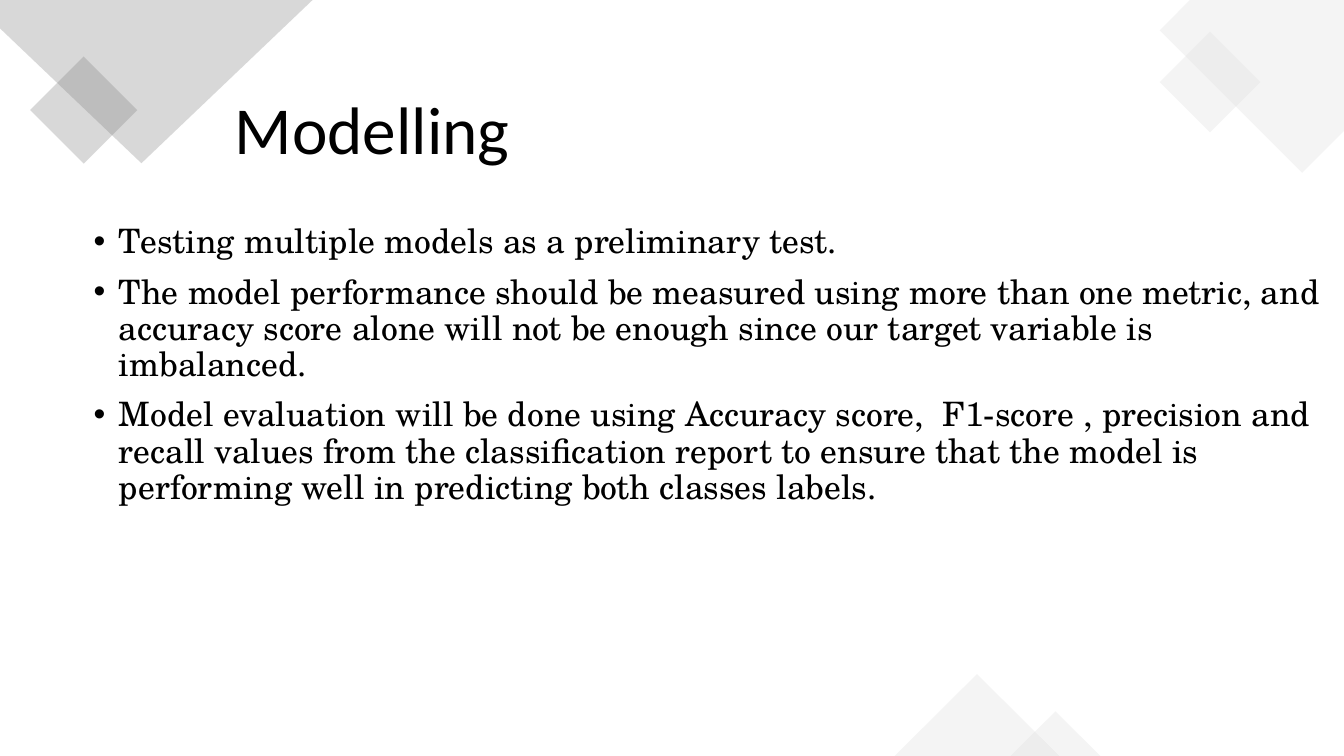
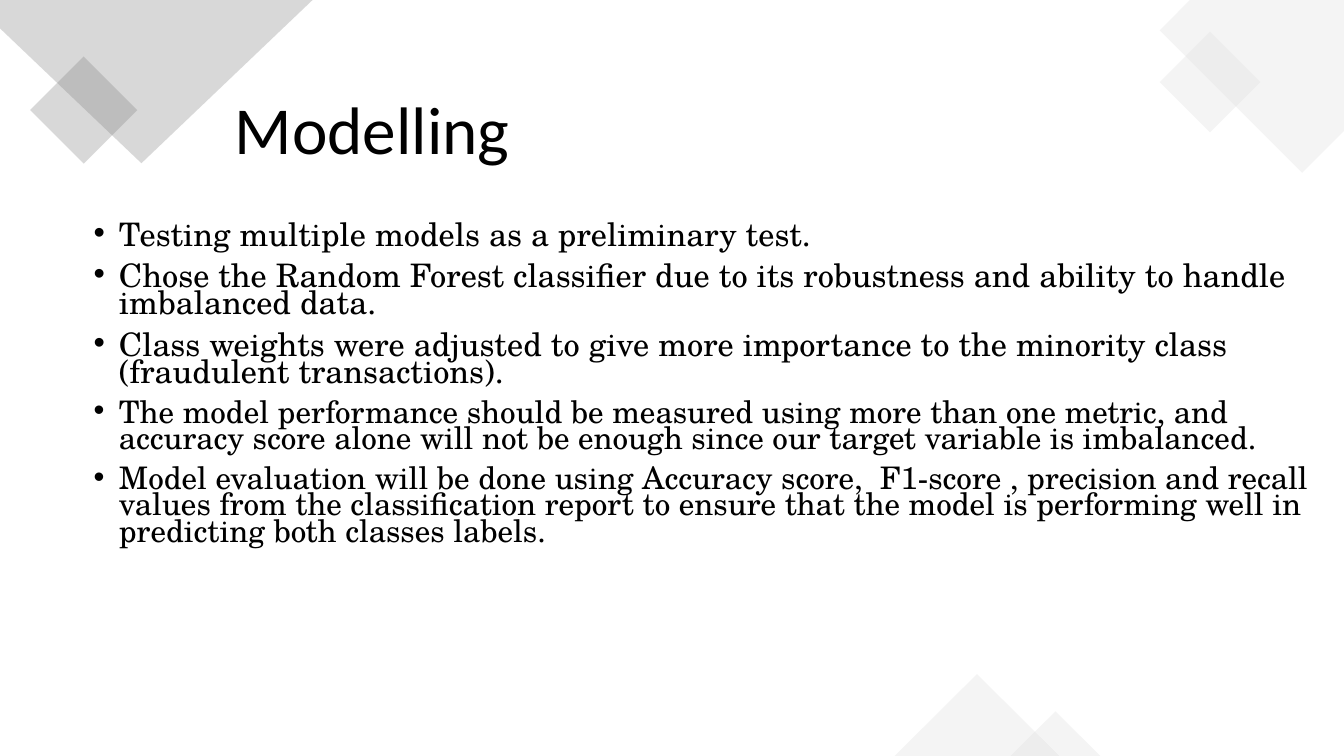
Before and after one commit to omaralsabbah/Fraud, a slide deck: slide 10 of Omar_AlSabbah_assignment_presentation.pptx. Drawn at 1344x756 pixels with LibreOffice and Linux fonts; fonts in the diff are those of the drawing. Boxes give left, top, right and bottom in pixels: in the first picture for what was removed or moved away, otherwise in the second. Text is boxed around its words. In the diff, an @@ line names an element or a change of style, - is before the commit and + after.

Commit message:
Add files via upload
Presentation for the Fraud case study

```diff
--- a/Omar_AlSabbah_assignment_presentation.pptx
+++ b/Omar_AlSabbah_assignment_presentation.pptx
@@ text at (x1=119, y1=222, x2=1308, y2=549): size 24 to 23.1 pt in "Testing multiple models as a preliminary test."; size 24 to 22.2 pt in "The model performance should be measured using ...", "Model evaluation will be done using Accuracy ..."; line spacing 0.9 to 0.7 @@
@@ text at (x1=119, y1=263, x2=1286, y2=387): paragraphs added @@
+• Chose the Random Forest classifier due to its robustness and ability to handle imbalanced data.
+• Class weights were adjusted to give more importance to the minority class (fraudulent transactions).
```
Also in this commit, not shown: 4 other slides changed, 1 slide added.
